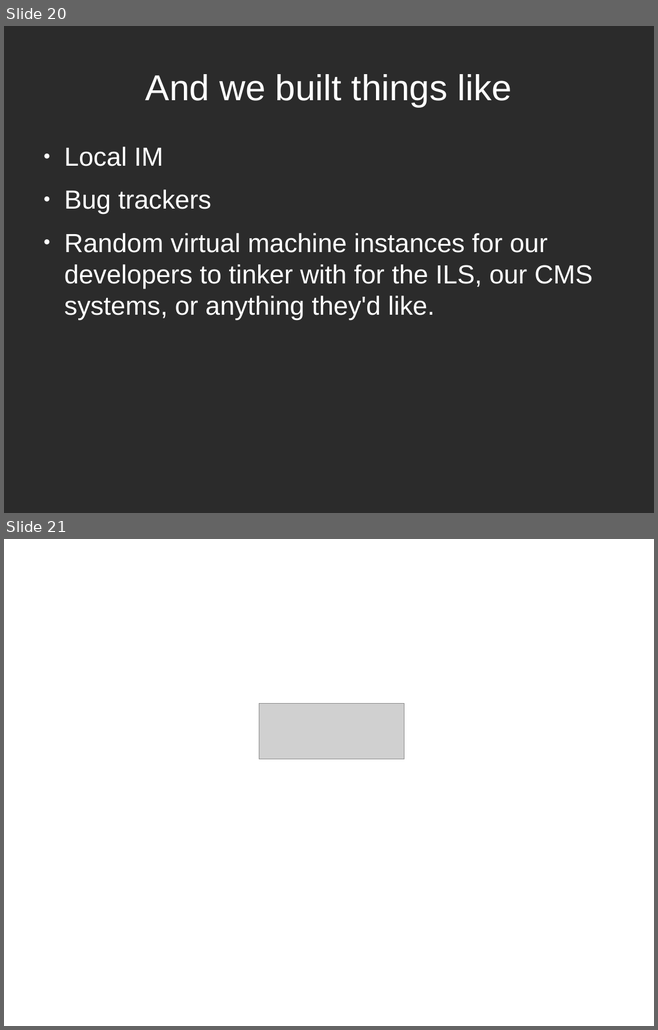
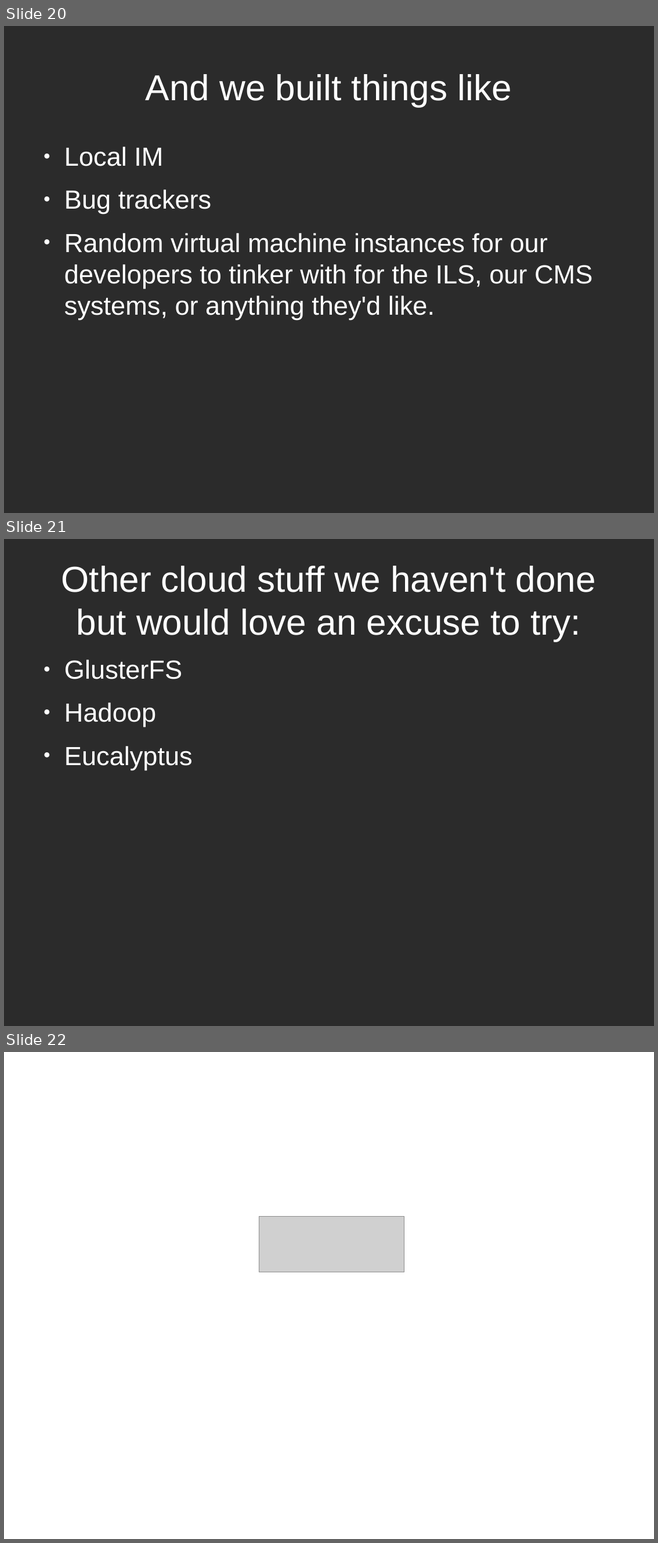
Before and after one commit to ruebot/SuperConference-2011---Cloud-computing, a slide deck: sc-2011-local-clouds.odp. Shown one above the other, each under a label of ours: slides 20 and 21 before the commit, slides 20, 21 and 22 after it. The pictures are 658x1030 and 658x1543 pixels, drawn with LibreOffice and Linux fonts; fonts in the diff are those of the drawing; grey boxes stand for pictures; background and template pictures are left out; a plain dark background stands for a picture behind light text. Boxes give left, top, right and bottom in pixels: in the first picture for what was removed or moved away, otherwise in the second. Text is boxed around its words. In the diff, an @@ line names an element or a change of style, - is before the commit and + after.

Commit message:
Stuff we'd like to try.

```diff
--- a/sc-2011-local-clouds.odp
+++ b/sc-2011-local-clouds.odp
@@ slide 21 added at (4, 539, 654, 1026), background picture (left out) @@
@@ title added at (61, 566, 596, 642), 44 pt, text #FFFFFF @@
+Other cloud stuff we haven't done but would love an excuse to try:
@@ text added at (64, 660, 192, 770), 32 pt, text #FFFFFF @@
+● GlusterFS
+● Hadoop
+● Eucalyptus
@@ what was slide 21 is now slide 22 @@
```
